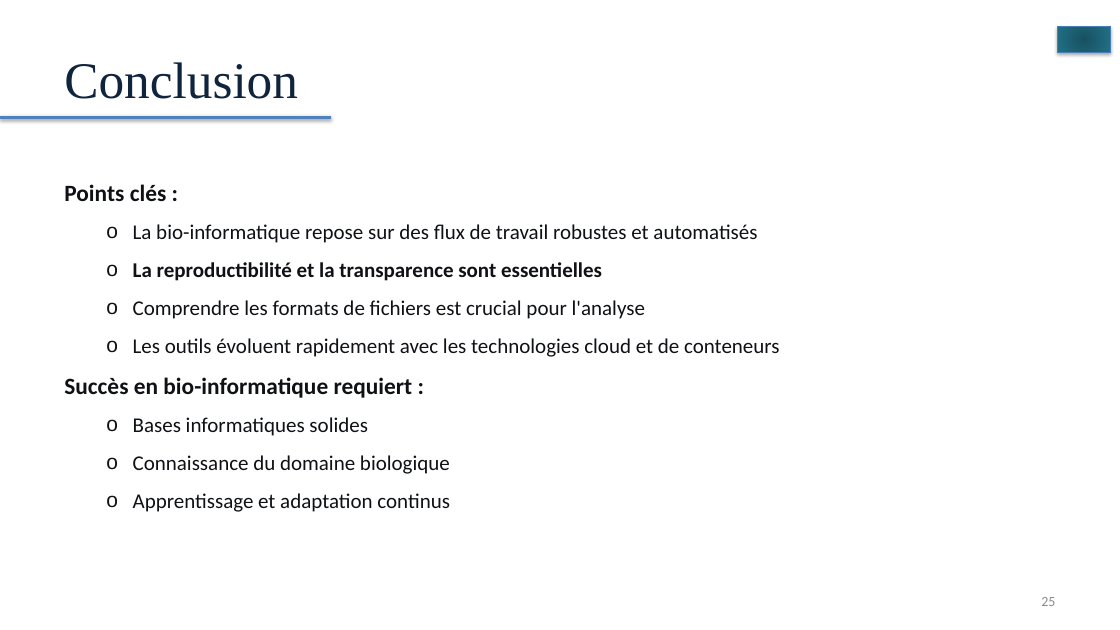
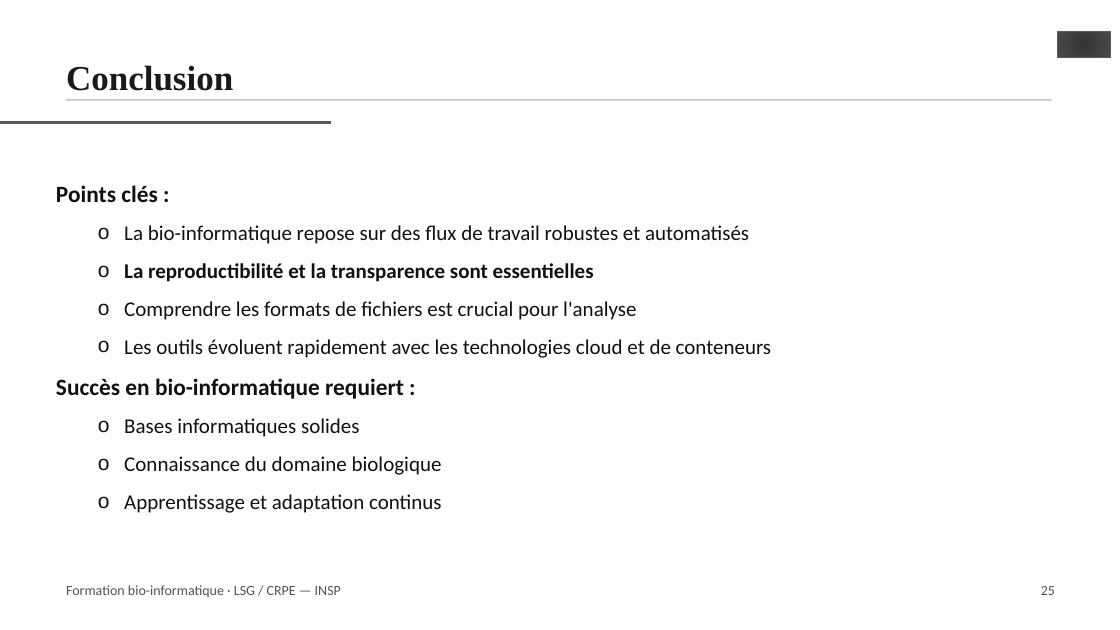
Before and after one commit to Hadji-gid/formation-bioinfo-sgq, a slide deck: slide 25 of diapositives/00_workflow_bioinformatique.pptx. Drawn at 1120x630 pixels with LibreOffice and Linux fonts; fonts in the diff are those of the drawing. Boxes give left, top, right and bottom in pixels: in the first picture for what was removed or moved away, otherwise in the second. Text is boxed around its words. In the diff, an @@ line names an element or a change of style, - is before the commit and + after.

Commit message:
diapositives: reporter le module 0 sur le gabarit commun
Les 27 planches sont reconstruites dans ressources/gabarit.pptx, et non
plus dans le masque d'origine : mêmes dispositions, même page de titre au
logo INSP, même filet gris sous le titre, même bas de page numéroté que
les modules 1 à 5. Les 34 images — organigrammes, captures de terminal,
exemples de formats — sont reportées à leur position, décalées vers le bas
lorsqu'elles passaient sous le filet.

```diff
--- a/diapositives/00_workflow_bioinformatique.pptx
+++ b/diapositives/00_workflow_bioinformatique.pptx
@@ background #FFFFFF to #FEFEFD @@
@@ 1 text, 1 line, 1 math minus moved together from (x1=0, y1=0, x2=1120, y2=512) to (x1=0, y1=0, x2=1120, y2=513) @@
@@ math minus at (x1=1049, y1=0, x2=1120, y2=98): fill gradient #185261 to #23748A to #298AA3 to gradient #363636 to #4D4D4D to #5C5C5C; outline #4B7EBC 0.75 pt to #595959 0.5 pt; shadow off @@
@@ title "Conclusion" at (x1=66, y1=65, x2=233, y2=91): size 44 to 30 pt, text colour #0F243E to #1A1A1A, bold on; line spacing 1 to 1.15; vertical alignment middle to top @@
@@ rectangle added at (x1=66, y1=99, x2=1052, y2=101), fill #C8C8C8 @@
@@ line (0, 123) - (332, 123): stroke #4F81BD 3 pt to #595959 3 pt @@
@@ text added at (x1=66, y1=585, x2=341, y2=597), 12 pt, text #535353 @@
+Formation bio-informatique · LSG / CRPE — INSP
@@ text "25" moved from (x1=1041, y1=597, x2=1055, y2=606) to (x1=1041, y1=586, x2=1055, y2=595) @@
@@ text "25" at (x1=1041, y1=586, x2=1055, y2=595): text colour #8C8C8C to #535353; line spacing 1 to 1.15; vertical alignment middle to top @@
```
Also in this commit, not shown: 25 other slides changed, 1 slide added, 1 slide removed, 1 other file.
